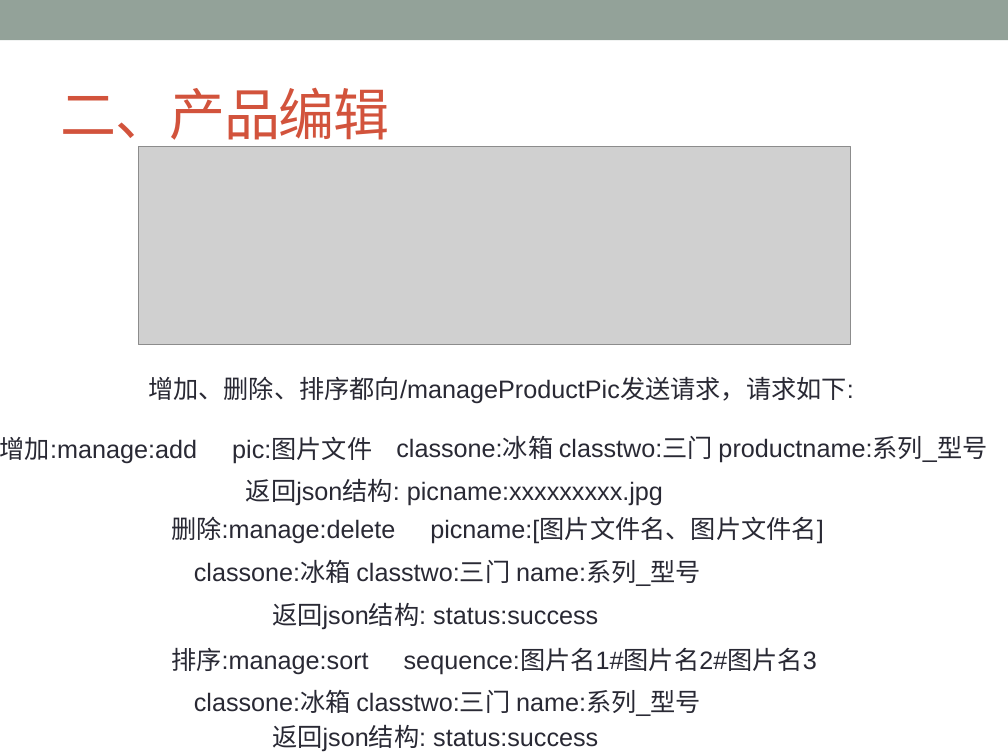
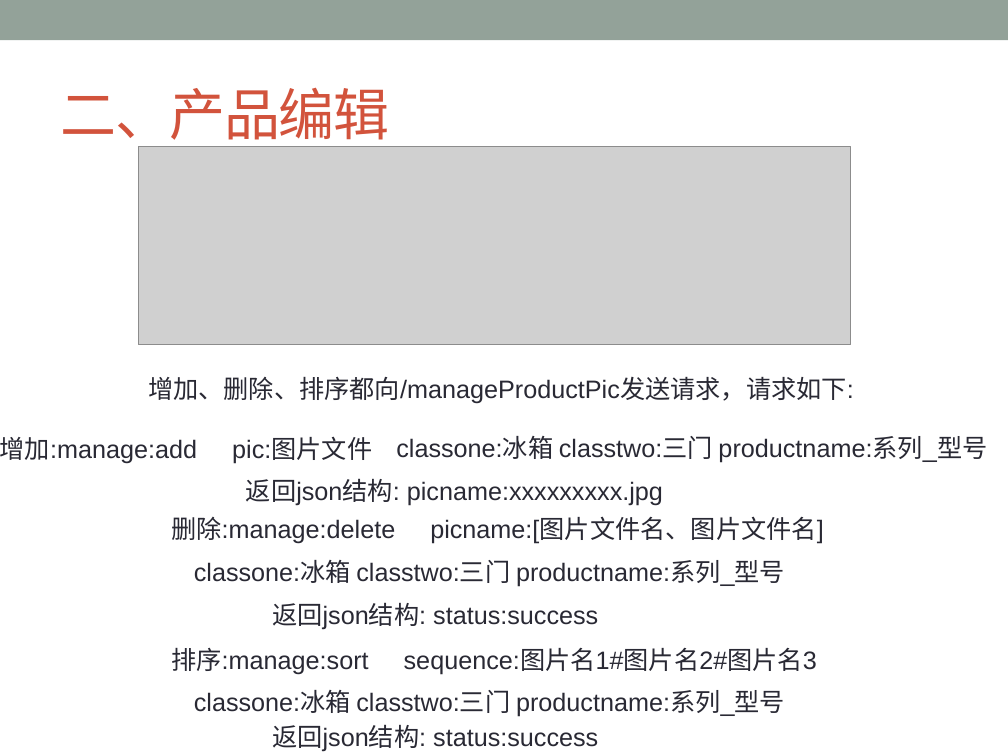
Before and after one commit to ChanSeaThink/LULLGREE, a slide deck: slide 14 of ZSGree前后端逻辑及接口.pptx. Drawn at 1008x756 pixels with LibreOffice and Linux fonts; fonts in the diff are those of the drawing; grey boxes stand for pictures. Boxes give left, top, right and bottom in pixels: in the first picture for what was removed or moved away, otherwise in the second. Text is boxed around its words. In the diff, an @@ line names an element or a change of style, - is before the commit and + after.

```diff
--- a/ZSGree前后端逻辑及接口.pptx
+++ b/ZSGree前后端逻辑及接口.pptx
@@ text at (194, 561, 785, 587): text changed @@
-classone:冰箱 classtwo:三门 name:系列_型号
+classone:冰箱 classtwo:三门 productname:系列_型号
@@ text at (194, 691, 785, 717): text changed @@
-classone:冰箱 classtwo:三门 name:系列_型号
+classone:冰箱 classtwo:三门 productname:系列_型号
```
Also in this commit, not shown: 1 other file.
